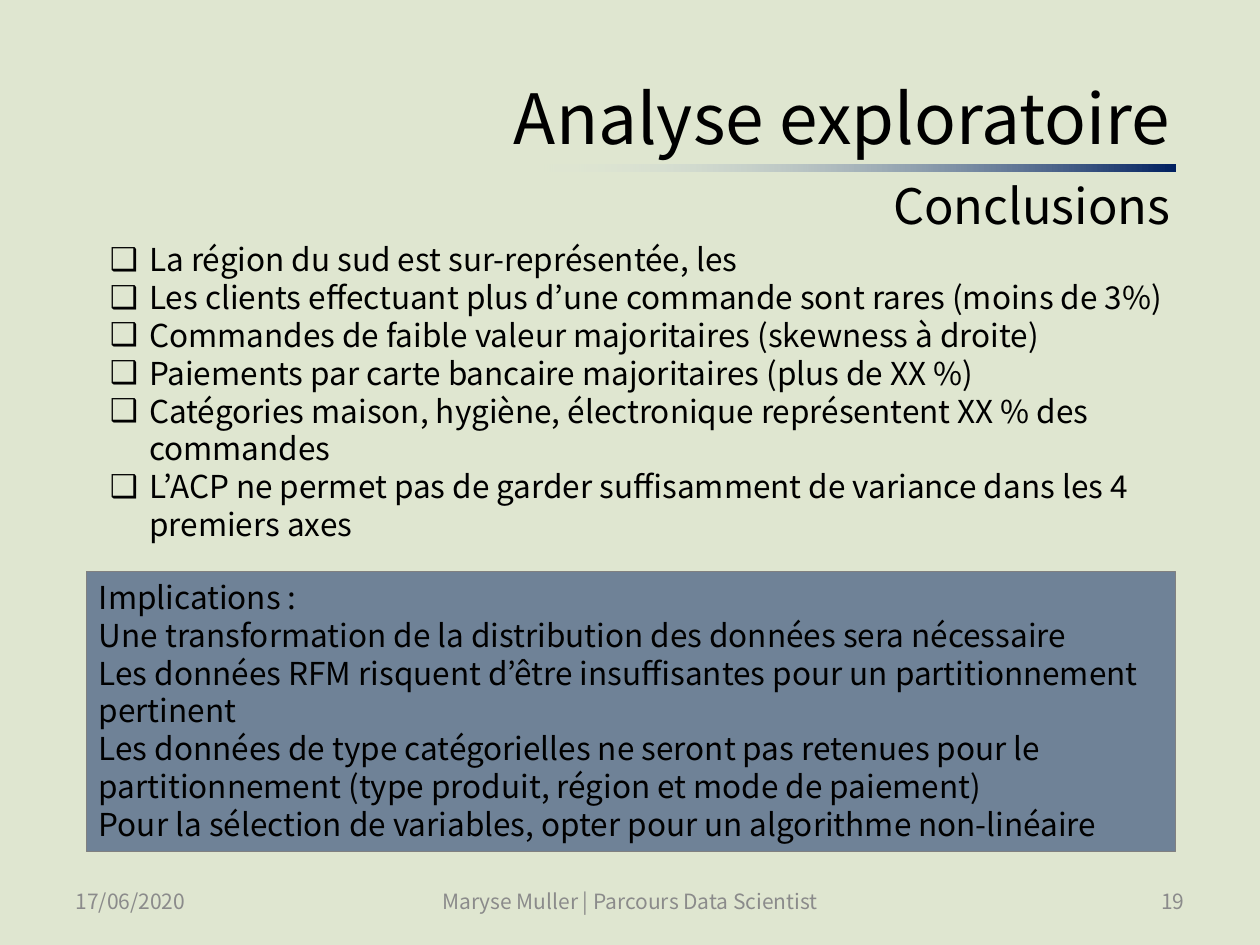
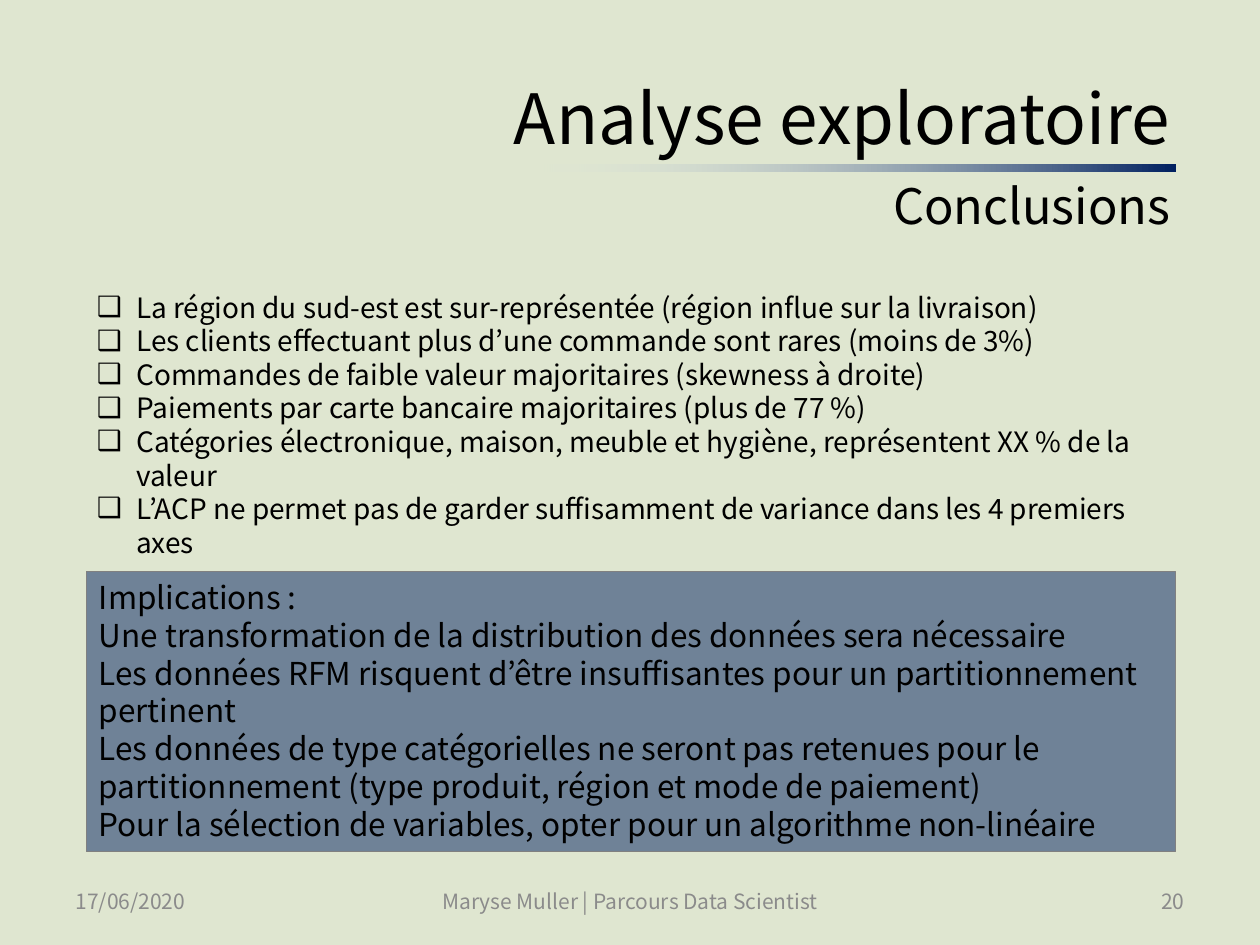
Before and after one commit to SmellyArmure/OC_DS_Project5, a slide deck: slide 20 of PRESENTATION/Projet5.pptx (slide 19 before the commit). Drawn at 1260x945 pixels with LibreOffice and Linux fonts; fonts in the diff are those of the drawing. Boxes give left, top, right and bottom in pixels: in the first picture for what was removed or moved away, otherwise in the second. Text is boxed around its words. In the diff, an @@ line names an element or a change of style, - is before the commit and + after.

Commit message:
PROJET TERMINE | P5_Cleaning_EDA_2 : ajouté des graphes de l'analyse temporelle pour la présentation | P5_Clustering : stabilité à l'initialisation des autres algorithmes de clustering, comparaison des résultats. | Présentation : Finalisation de la présentation - (soutenance passée avec succès).

```diff
--- a/PRESENTATION/Projet5.pptx
+++ b/PRESENTATION/Projet5.pptx
@@ text "La région du sud-est est ...": place and size @@
-text "La région du sud-est est ..." at (149,243,1162,544)
+text "La région du sud-est est ..." at (136,294,1131,554)
@@ text at (136,294,1037,325): text changed; size 18 to 16 pt @@
-❑ La région du sud est sur-représentée, les
+❑ La région du sud-est est sur-représentée (région influe sur la livraison)
@@ text at (136,323,1126,554): size 18 to 16 pt in "Les clients effectuant plus d’une commande sont ...", "Commandes de faible valeur majoritaires (skewness à ...", "L’ACP ne permet pas de garder suffisamment ..." @@
@@ text at (136,390,1131,487): text changed; size 18 to 16 pt @@
-❑ Paiements par carte bancaire majoritaires (plus de XX %)
-❑ Catégories maison, hygiène, électronique représentent XX % des commandes
+❑ Paiements par carte bancaire majoritaires (plus de 77 %)
+❑ Catégories électronique, maison, meuble et hygiène, représentent XX % de la valeur
@@ page number at (1161,893,1184,909): text changed @@
-19
+20
```
Also in this commit, not shown: 12 other slides changed, 4 slides added, 3 other files.
